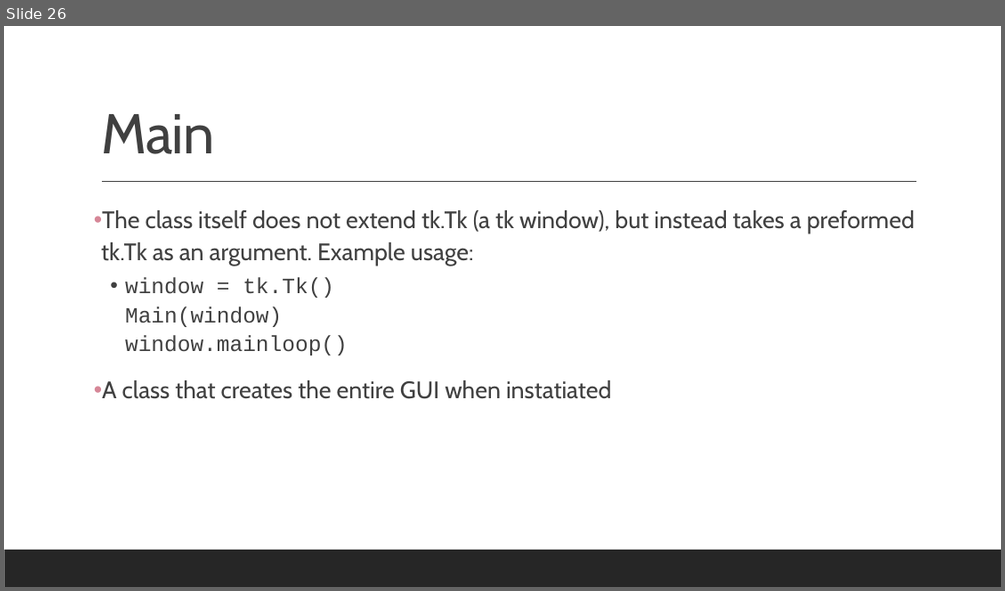
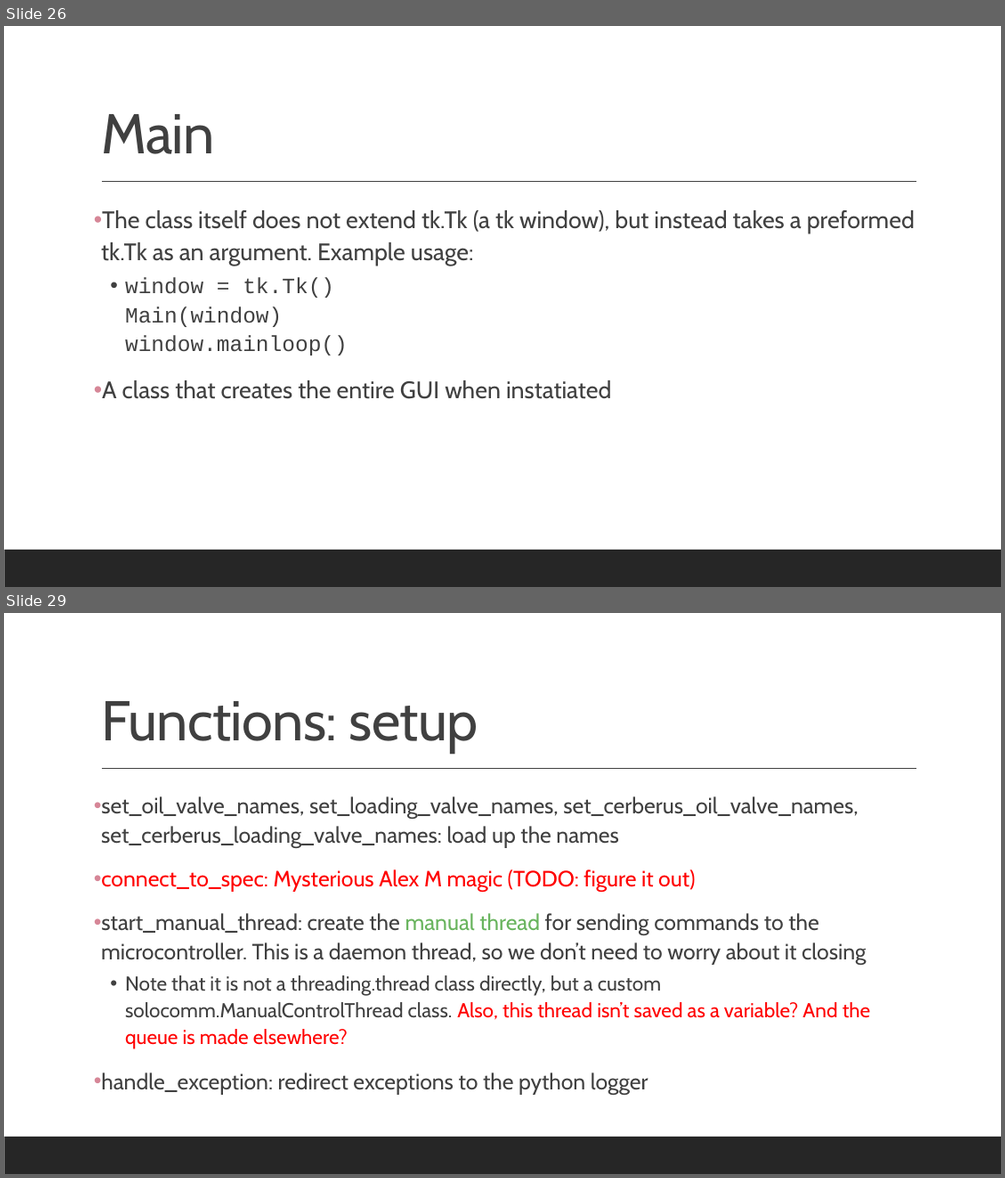
Before and after one commit to mathmauney/SAXSControl, a slide deck: Documentation.pptx. Shown one above the other, each under a label of ours: slide 26 before the commit, slides 26 and 29 after it; the slides between them are not shown. The pictures are 1005x591 and 1005x1178 pixels, drawn with LibreOffice and Linux fonts; fonts in the diff are those of the drawing. Boxes give left, top, right and bottom in pixels: in the first picture for what was removed or moved away, otherwise in the second. Text is boxed around its words. In the diff, an @@ line names an element or a change of style, - is before the commit and + after.

```diff
--- a/Documentation.pptx
+++ b/Documentation.pptx
@@ slide 29 added at (4, 613, 1001, 1174), background #FFFFFF; not listed: 2 template elements that a slide beside it also shows @@
@@ title added at (101, 701, 478, 753), 54 pt, text #404040 @@
+Functions: setup
@@ text added at (101, 796, 870, 1094), 21.3 pt, text #404040 @@
+• set_oil_valve_names, set_loading_valve_names, set_cerberus_oil_valve_names, set_cerberus_loading_valve_names: load up the names
+• connect_to_spec: Mysterious Alex M magic (TODO: figure it out)
+• start_manual_thread: create the manual thread for sending commands to the microcontroller. This is a daemon thread, so we don’t need to worry about it closing
+  • Note that it is not a threading.thread class directly, but a custom solocomm.ManualControlThread class. Also, this thread isn’t saved as a variable? And the queue is made elsewhere?
+• handle_exception: redirect exceptions to the python logger
```
Also in this commit, not shown: 3 slides changed, 10 other slides added, 1 other file.
